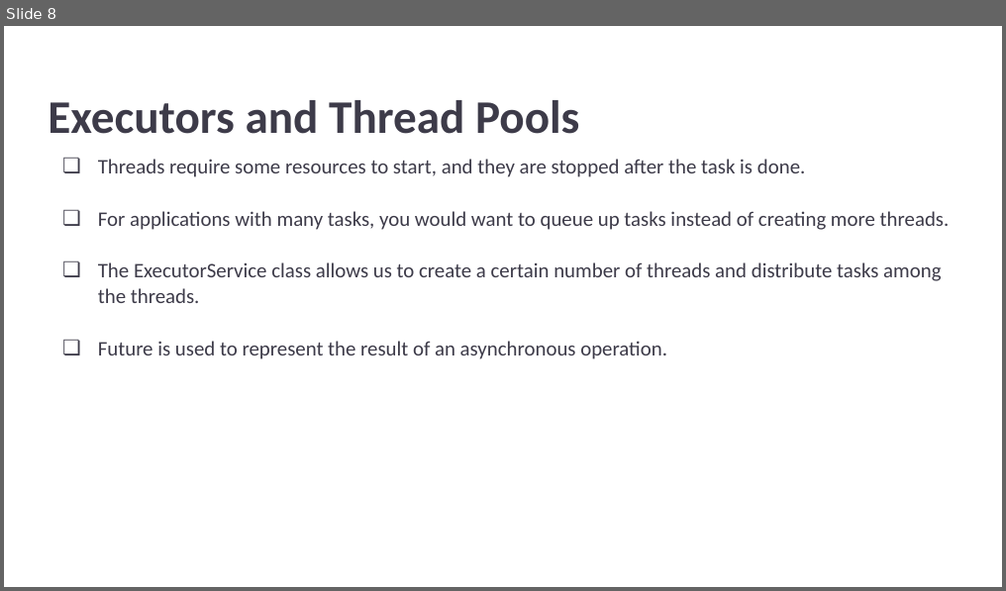
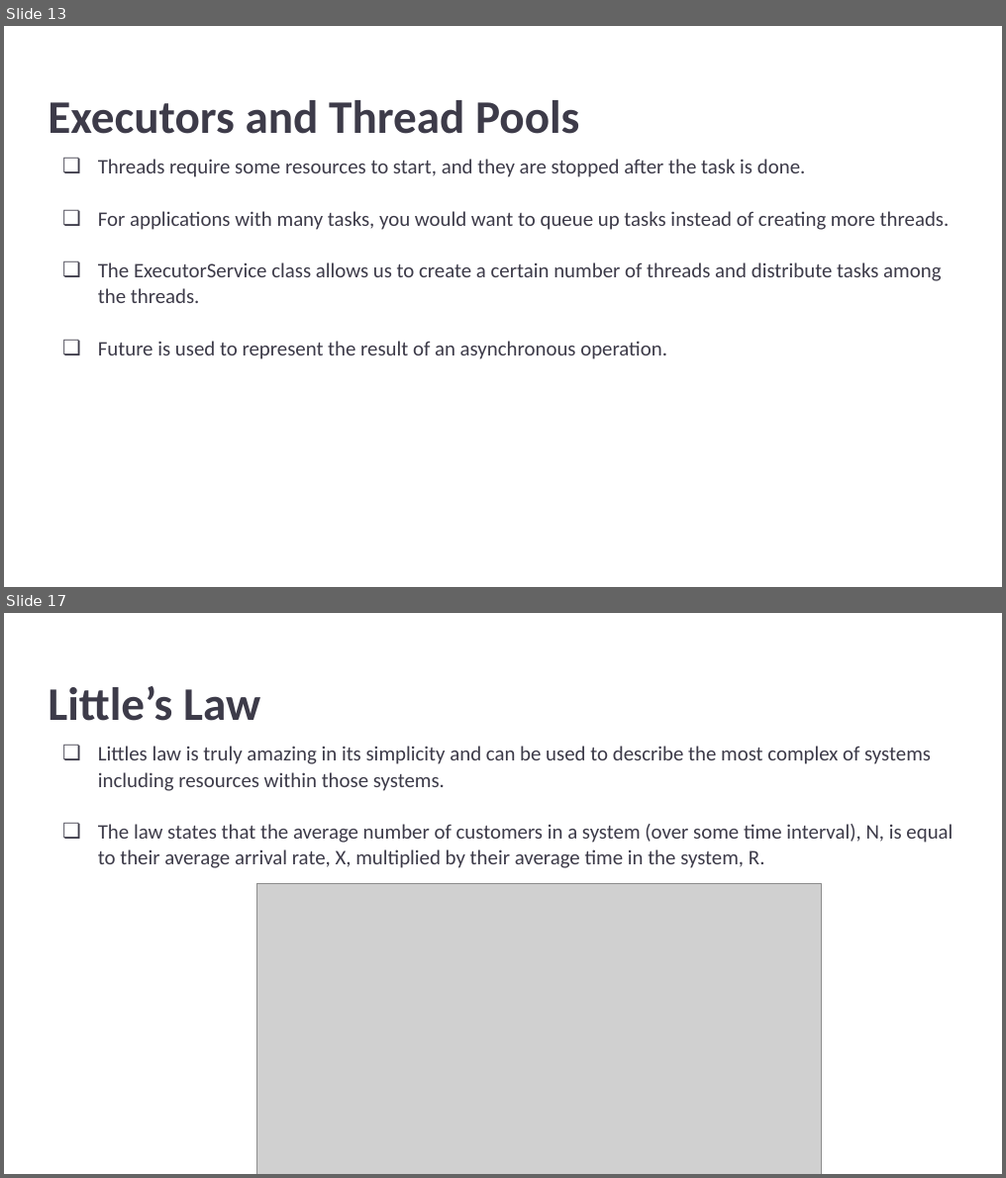
Before and after one commit to ankit741/java-performance-issues, a slide deck: src/main/resources/Java Performance & Concurrency_ A Deep Dive.pptx. Shown one above the other, each under a label of ours: slide 8 before the commit, slides 13 and 17 after it; the slides between them are not shown. The pictures are 1006x591 and 1006x1178 pixels, drawn with LibreOffice and Linux fonts; fonts in the diff are those of the drawing; grey boxes stand for pictures. Boxes give left, top, right and bottom in pixels: in the first picture for what was removed or moved away, otherwise in the second. Text is boxed around its words. In the diff, an @@ line names an element or a change of style, - is before the commit and + after.

```diff
--- a/src/main/resources/Java Performance & Concurrency_ A Deep Dive.pptx
+++ b/src/main/resources/Java Performance & Concurrency_ A Deep Dive.pptx
@@ slide 17 added at (4,613,1002,1174), background #FFFFFF @@
@@ title added at (48,686,260,721), 33.7 pt, text #3D3B49, bold @@
+Little’s Law
@@ text added at (98,746,952,868), 14.8 pt, text #3D3B49 @@
+❏ Littles law is truly amazing in its simplicity and can be used to describe the most complex of systems including resources within those systems.
+❏ The law states that the average number of customers in a system (over some time interval), N, is equal to their average arrival rate, X, multiplied by their average time in the system, R.
@@ picture added at (256,884,822,1174) @@
@@ what was slide 8 is now slide 13 @@
```
Also in this commit, not shown: 1 slide changed, 9 other slides added, 2 slides removed, 8 other files.
